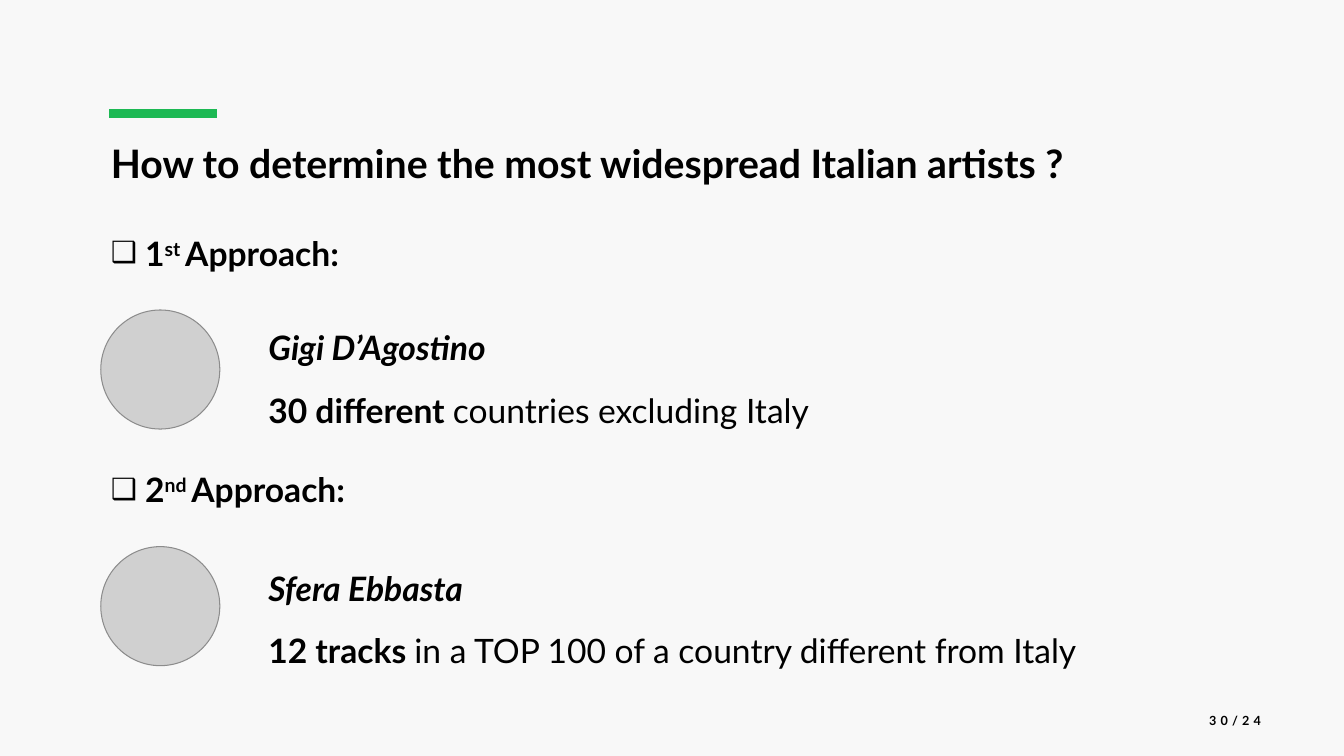
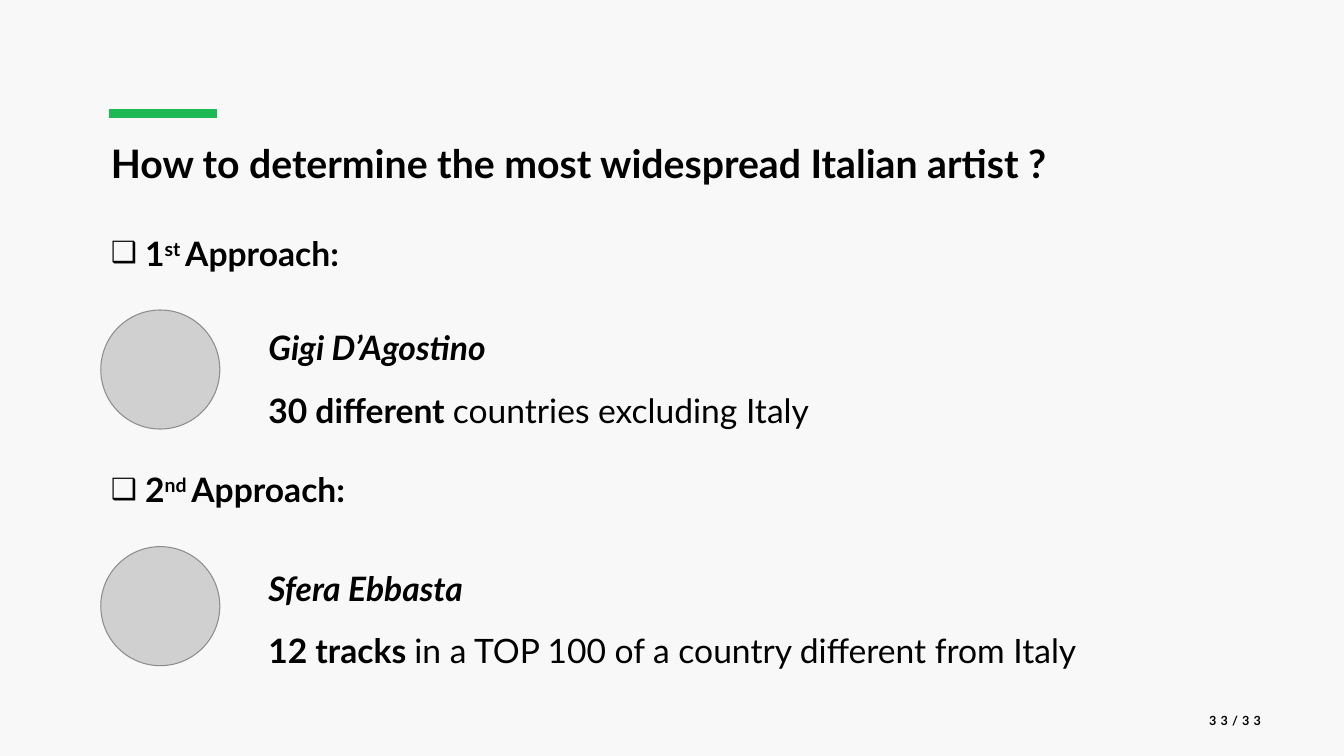
Before and after one commit to luca-martinelli-09/spotify-pg, a slide deck: slide 33 of slides/Spotify_Presentation.pptx (slide 30 before the commit). Drawn at 1344x756 pixels with LibreOffice and Linux fonts; fonts in the diff are those of the drawing; grey boxes stand for pictures. Boxes give left, top, right and bottom in pixels: in the first picture for what was removed or moved away, otherwise in the second. Text is boxed around its words. In the diff, an @@ line names an element or a change of style, - is before the commit and + after.

```diff
--- a/slides/Spotify_Presentation.pptx
+++ b/slides/Spotify_Presentation.pptx
@@ text at [111, 149, 1018, 185]: text changed @@
-How to determine the most widespread Italian artists ?
+How to determine the most widespread Italian artist ?
@@ page number at [1209, 715, 1261, 726]: text changed @@
-30/24
+33/33
```
Also in this commit, not shown: 19 other slides changed, 4 slides added, 1 slide removed, 23 other files.
